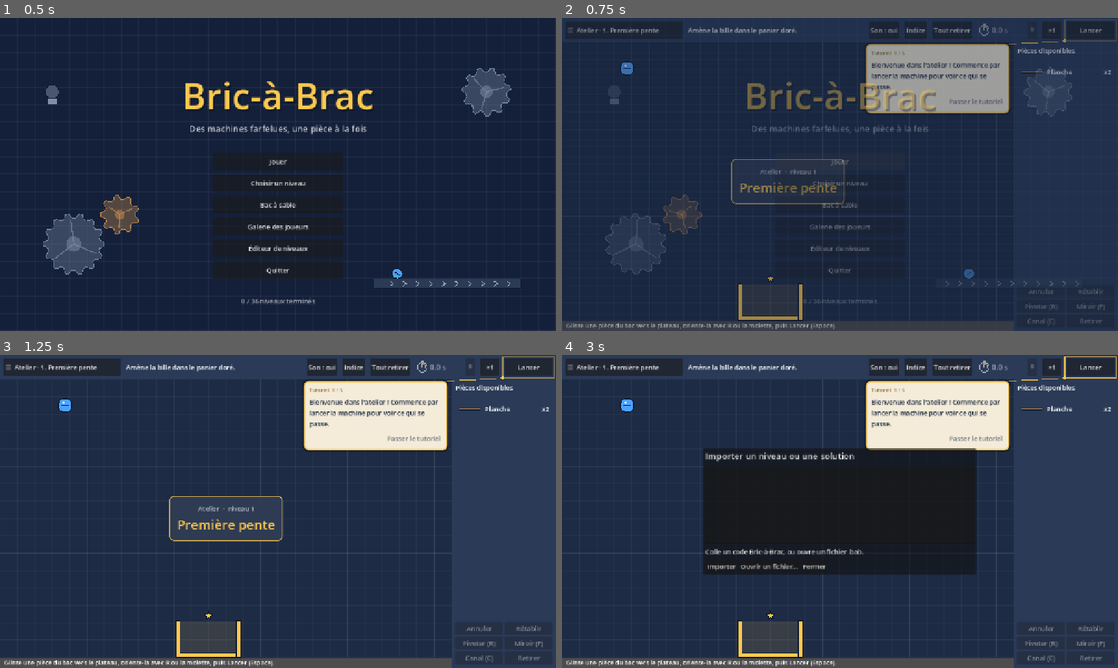
Above: before the commit, frames 1-4 (two rows, left to right).
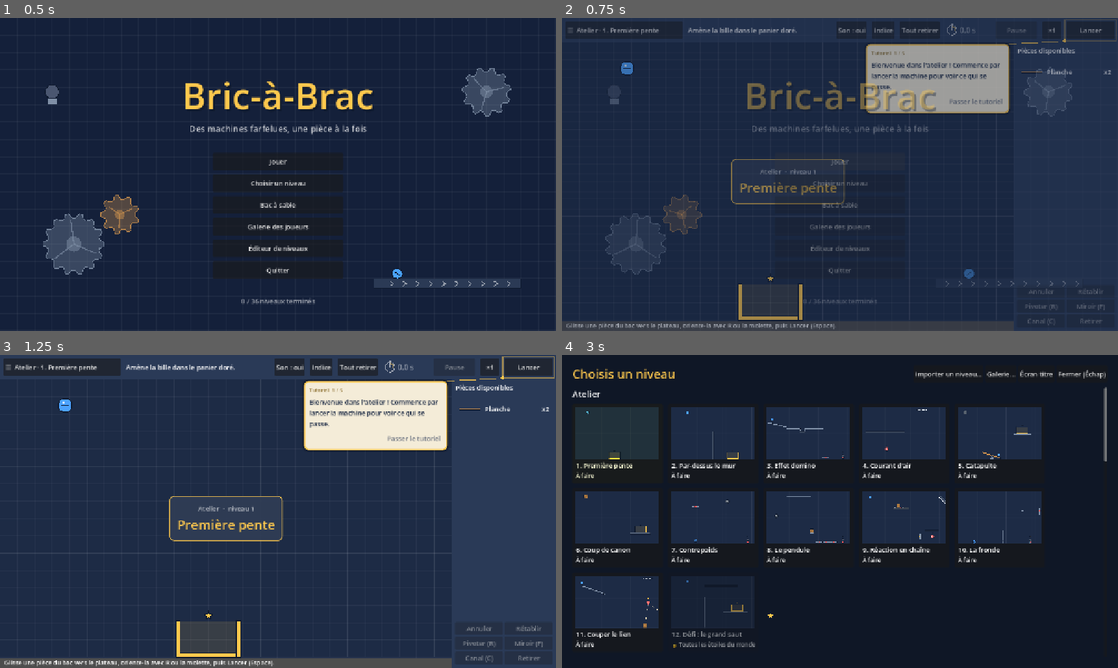
Above: after the commit, the same moments.

Repository: HackTechDev/bricabrac
Game: Godot game, scene res://scenes/main.tscn
The game is run twice, just before and just after one commit, with the same random seed, the same clock (stepped at 60 frames per second) and the same inputs.
Inputs:
- Up to frame 1 (0.5 s): no input
- Up to frame 2 (0.75 s): click "Jouer" at 0.5 s
- Up to frame 3 (1.25 s): no input
- Up to frame 4 (3 s): click "☰ Atelier · 1. Première pente" at 1.25 s; click "Son : oui" at 2 s; click "Indice" at 2.75 s

Frame 1 is identical in both runs. In frame 2, 0.3% of the frame differs, in the area x 49-85%, y 1-6%; in frame 3, 1.0%; in frame 4, 70%, in the area x 0-100%, y 0-100%.

Commit message:
Trajectoire fantôme du dernier essai
Pendant la simulation, le plateau relève le trajet des objets mobiles ; à
l'arrêt, il le dessine en perles (dorées pour l'objectif) jusqu'au lancement
suivant. T la masque. Le bouton de pause porte un libellé lisible.

Co-Authored-By: Claude Opus 5.5 <noreply@anthropic.com>

Diff:
--- a/scripts/board.gd
+++ b/scripts/board.gd
@@ -14,6 +14,11 @@
 ## Le vent pousse un objet en proportion de sa surface rapportée à sa masse : une valeur de vent
 ## est l'accélération subie par un objet de cette densité (masse par pixel carré).
 const AIR_DENSITY := 0.001
+## Trace du dernier essai : un point tous les GHOST_EVERY pas de physique, au plus GHOST_MAX par
+## objet, et seuls les objets qui ont parcouru plus de GHOST_MIN pixels sont gardés.
+const GHOST_EVERY := 3
+const GHOST_MAX := 1200
+const GHOST_MIN := 24.0
 
 var level := {}
 var placed: Array[Dictionary] = []
@@ -26,6 +31,15 @@
 var channel_on: Array[bool] = [true, false, false, false]
 var sfx := Sfx.new()
 var probe := CircleShape2D.new()
+## Trajectoires fantômes du dernier essai : [{points: PackedVector2Array, goal: bool}], dessinées
+## sous les pièces pour ajuster une pose sans relancer.
+var ghost: Array = []
+var show_ghost := true:
+	set(value):
+		show_ghost = value
+		queue_redraw()
+var _trails := {}
+var _ghost_tick := 0
 
 var _next_id := 1
 ## Paires de roues qui engrènent, calculées au lancement.
@@ -53,6 +67,9 @@
 	placed.clear()
 	_next_id = 1
 	_apply_physics()
+	running = false  # Pas de trace venue d'un autre niveau.
+	ghost.clear()
+	queue_redraw()
 	_rebuild(false)
 	inventory_changed.emit()
 
@@ -352,6 +369,7 @@
 		return
 	_blow()
 	_solve_gears()
+	_record_trails()
 	if has_won:
 		return
 	elapsed += delta
@@ -368,6 +386,10 @@
 
 func _rebuild(run: bool) -> void:
 	var was_running := running
+	if was_running and not run:
+		_keep_ghost()
+	_trails.clear()
+	_ghost_tick = 0
 	running = run
 	has_won = false
 	elapsed = 0.0
@@ -498,10 +520,59 @@
 	while y <= SIZE.y:
 		draw_line(Vector2(0, y), Vector2(SIZE.x, y), major if int(y) % 200 == 0 else minor)
 		y += 40.0
+	if show_ghost:
+		_draw_ghost()
 	_draw_wind()
 
 
 ## Traînées qui défilent dans le sens du vent, plus vite quand il est fort.
+# --- Trajectoire fantôme --------------------------------------------------------------
+
+func _record_trails() -> void:
+	_ghost_tick += 1
+	if _ghost_tick % GHOST_EVERY != 1:
+		return
+	for part in parts:
+		for child in part.get_children():
+			var body := child as RigidBody2D
+			if body == null or body.freeze:
+				continue
+			var key := body.get_instance_id()
+			if not _trails.has(key):
+				_trails[key] = {"points": PackedVector2Array(), "goal": part.entry.get("goal", false)}
+			var points: PackedVector2Array = _trails[key].points
+			if points.size() < GHOST_MAX:
+				points.append(to_local(body.global_position))
+				_trails[key].points = points
+
+
+## À l'arrêt, les trajets de l'essai deviennent la trace fantôme.
+func _keep_ghost() -> void:
+	ghost.clear()
+	for trail: Dictionary in _trails.values():
+		var points: PackedVector2Array = trail.points
+		var travel := 0.0
+		for i in range(1, points.size()):
+			travel += points[i].distance_to(points[i - 1])
+		if travel > GHOST_MIN:
+			ghost.append(trail)
+	queue_redraw()  # Le plateau ne se redessine pas de lui-même hors du vent.
+
+
+func _draw_ghost() -> void:
+	for trail: Dictionary in ghost:
+		var points: PackedVector2Array = trail.points
+		var col := Color(Part.GOLD, 0.6) if trail.goal else Color(1, 1, 1, 0.45)
+		# Un chapelet de perles régulièrement espacées le long du trajet, et un anneau à l'arrivée.
+		var gap := 0.0
+		for i in range(1, points.size()):
+			gap += points[i].distance_to(points[i - 1])
+			if gap >= 14.0:
+				gap = 0.0
+				draw_circle(points[i], 2.5, col)
+		draw_arc(points[points.size() - 1], 9.0, 0.0, TAU, 20, col, 2.0)
+
+
 func _draw_wind() -> void:
 	var w := wind()
 	if w == Vector2.ZERO:
--- a/scripts/main.gd
+++ b/scripts/main.gd
@@ -363,7 +363,7 @@
 func _refresh_speed() -> void:
 	if not board.running:
 		paused = false
-	_pause_button.text = "▶" if paused else "⏸"
+	_pause_button.text = "Reprendre" if paused else "Pause"
 	_pause_button.disabled = not board.running
 	_speed_button.text = "×%d" % speed
 	_apply_speed()
@@ -447,6 +447,9 @@
 			_toggle_sound()
 		KEY_P:
 			toggle_pause()
+		KEY_T:
+			board.show_ghost = not board.show_ghost
+			_status.text = "Trace du dernier essai : " + ("affichée." if board.show_ghost else "masquée (T pour la revoir).")
 		KEY_V:
 			cycle_speed()
 		KEY_TAB:
@@ -919,6 +922,7 @@
 
 	_pause_button = Button.new()
 	_pause_button.focus_mode = Control.FOCUS_NONE
+	_pause_button.custom_minimum_size.x = 96
 	_pause_button.tooltip_text = "Met la simulation en pause, ou la reprend (P)"
 	_pause_button.pressed.connect(toggle_pause)
 	row.add_child(_pause_button)
--- a/tests/test_ui.gd
+++ b/tests/test_ui.gd
@@ -95,6 +95,7 @@
 	await _test_gallery()
 	await _test_challenges()
 	await _test_speed()
+	await _test_ghost()
 
 	_finish("INTERFACE OK")
 
@@ -1065,3 +1066,31 @@
 	_check("arrêt : fin de la pause et cadence normale", not main.paused
 			and Engine.physics_ticks_per_second == 120 and Engine.time_scale == 1.0)
 	board.clear_placed()
+
+
+## Trace fantôme : après un essai, la trajectoire de la bille reste dessinée ; T la masque ; un
+## autre niveau l'efface.
+func _test_ghost() -> void:
+	var board: Board = main.board
+	main.load_level(0)
+	await _steps(2)
+	board.clear_placed()
+	_check("trace : rien avant le premier essai", board.ghost.is_empty())
+	main.toggle_run()
+	await _steps(120)
+	main.toggle_run()
+	var start: Vector2 = main.levels[0].fixed[0].pos
+	_check("trace : la chute de la bille est gardée", board.ghost.size() == 1
+			and board.ghost[0].points[0].distance_to(start) < 20.0
+			and board.ghost[0].points[board.ghost[0].points.size() - 1].y > start.y + 300.0)
+	board.place("plank", Vector2(190, 240))
+	_check("trace : reste pendant les retouches", board.ghost.size() == 1)
+	await _key(KEY_T)
+	_check("trace : T la masque", not board.show_ghost)
+	await _key(KEY_T)
+	main.load_level(1)
+	await _steps(2)
+	_check("trace : effacée par un autre niveau", board.ghost.is_empty() and board.show_ghost)
+	main.load_level(0)
+	await _steps(2)
+	board.clear_placed()
Not shown, changed: IMPROVEMENTS.md
Not shown, changed: TUTORIAL.md
